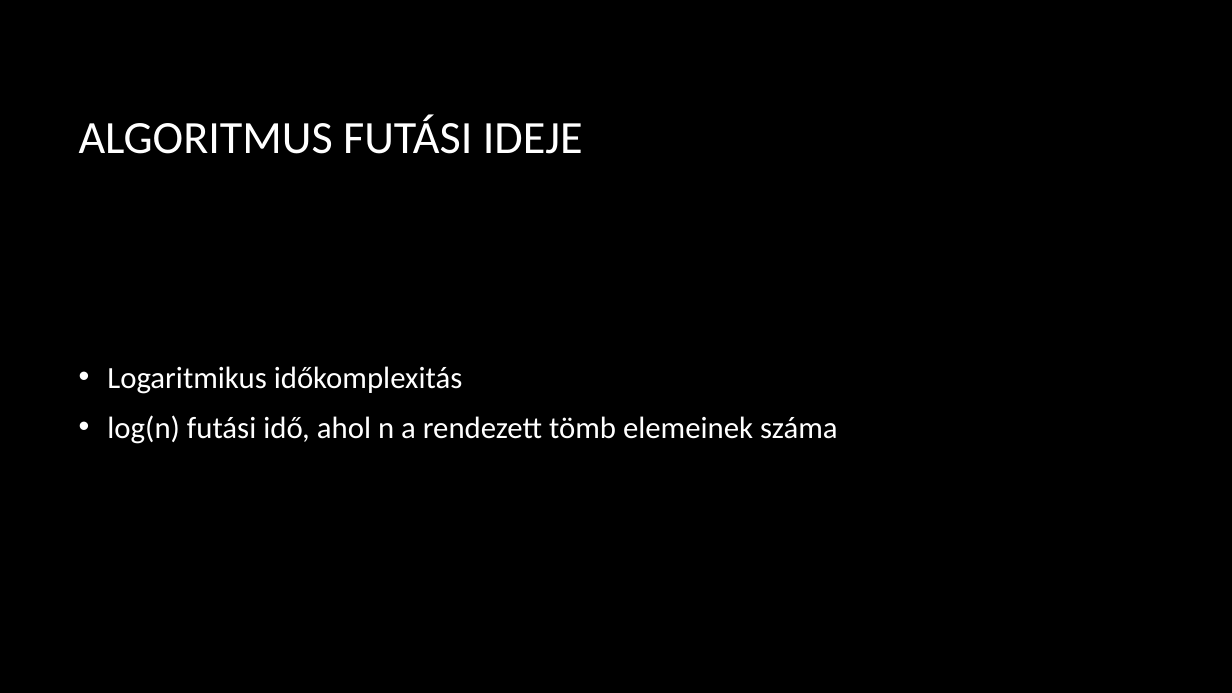
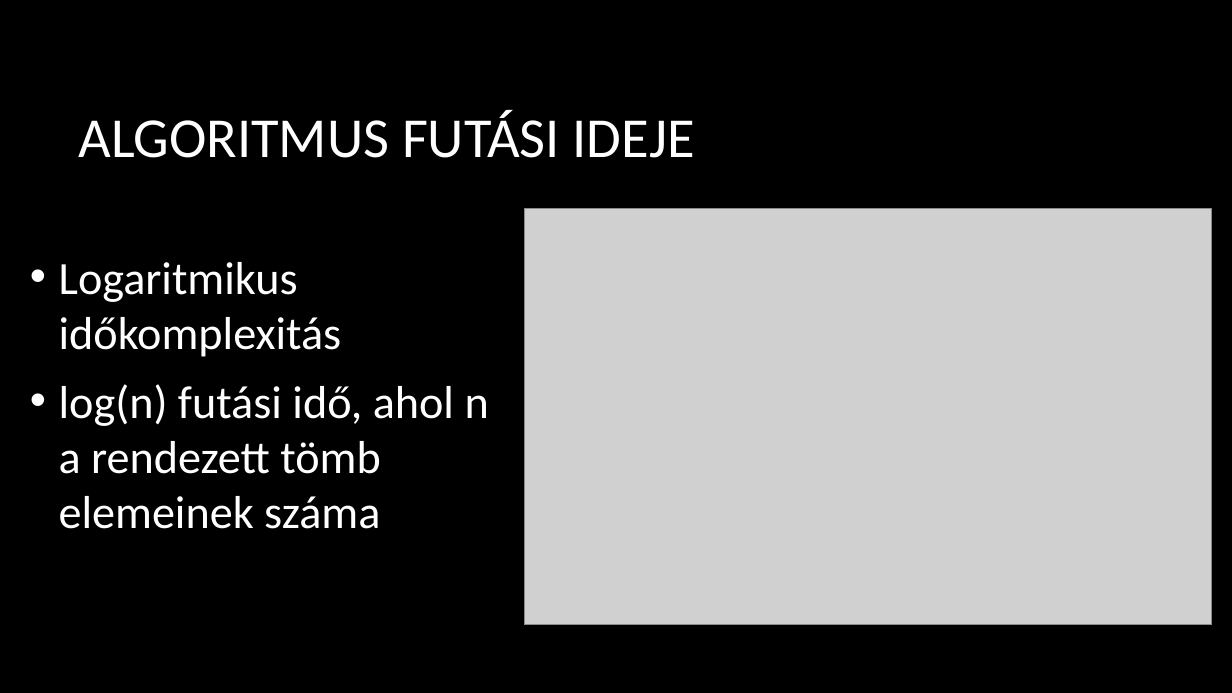
Before and after one commit to kizsi2019/KA_11D, a slide deck: slide 6 of Balogh Ádám István/Bináris keresés.pptx. Drawn at 1232x693 pixels with LibreOffice and Linux fonts; fonts in the diff are those of the drawing; grey boxes stand for pictures; background and template pictures are left out. Boxes give left, top, right and bottom in pixels: in the first picture for what was removed or moved away, otherwise in the second. Text is boxed around its words. In the diff, an @@ line names an element or a change of style, - is before the commit and + after.

```diff
--- a/Balogh Ádám István/Bináris keresés.pptx
+++ b/Balogh Ádám István/Bináris keresés.pptx
@@ title "ALGORITMUS FUTÁSI IDEJE" at box(79, 110, 695, 158): size 36 to 44 pt @@
@@ text "Logaritmikus időkomplexitás": place and size @@
-text "Logaritmikus időkomplexitás" at box(107, 366, 838, 444)
+text "Logaritmikus időkomplexitás" at box(59, 262, 489, 529)
@@ text "Logaritmikus időkomplexitás" at box(59, 262, 489, 529): size 24 to 36 pt @@
@@ picture added at box(524, 209, 1212, 625) @@
```
Also in this commit, not shown: 9 other slides changed.
